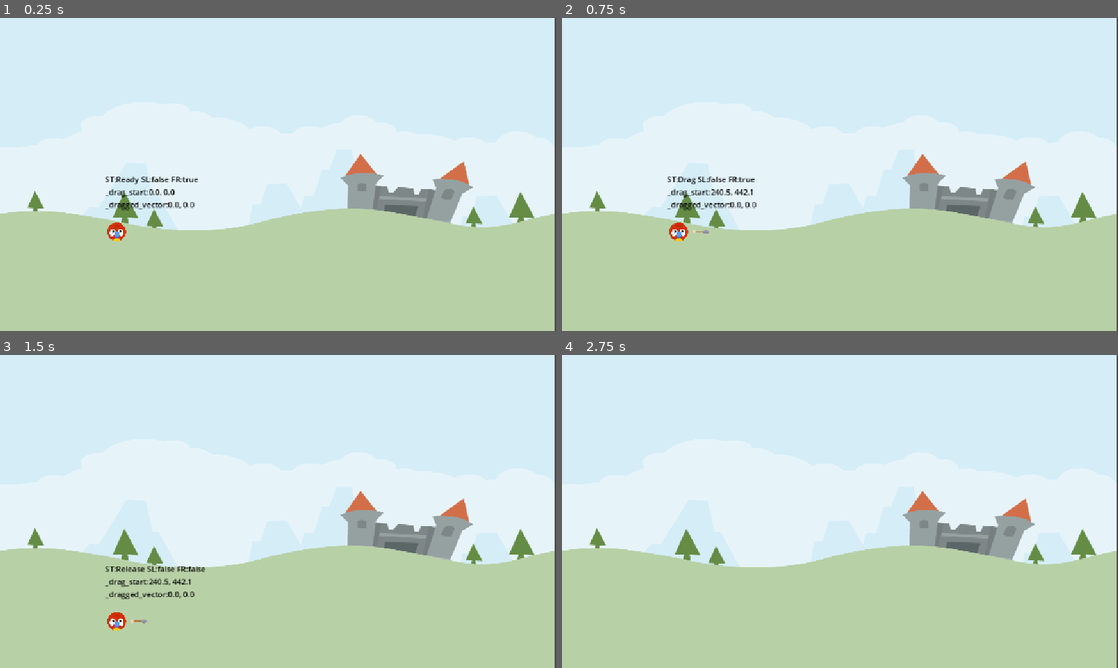
Above: before the commit, frames 1-4 (two rows, left to right).
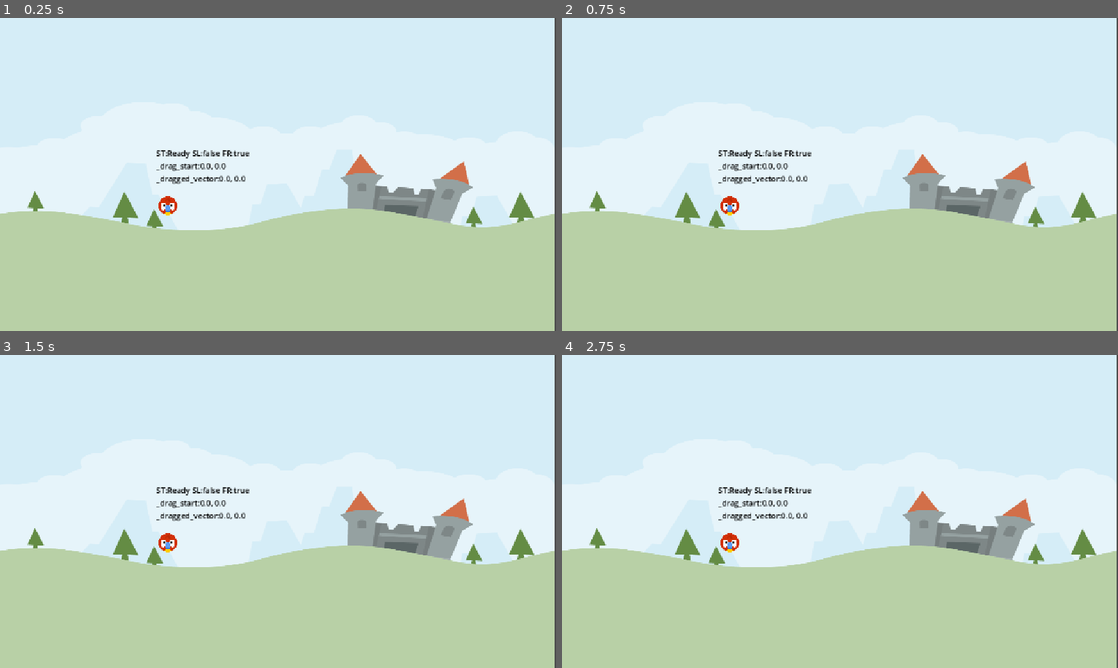
Above: after the commit, the same moments.

Repository: filipeAugusto99/Angry-Animals
Game: Godot game, scene res://Scene/LevelBase/LevelBase.tscn
The game is run twice, just before and just after one commit, with the same random seed, the same clock (stepped at 60 frames per second) and the same inputs. This scene is started directly instead of the project's main scene.
Inputs (mouse positions are in pixels of both pictures, inside the frame that each line leads up to):
- Up to frame 1 (0.25 s): no input
- Up to frame 2 (0.75 s): tap Enter at 0.5 s; drag from (678, 230) to (895, 105) at 0.52 s
- Up to frame 3 (1.5 s): drag from (166, 527) to (250, 574) at 1.27 s
- Up to frame 4 (2.75 s): move the mouse to (895, 442) at 2.02 s; press the mouse at (895, 442) at 2.03 s

The runs differ from the first frame. In frame 1, 1.3% of the frame differs, in the area x 19-45%, y 42-72%; in frame 2, 1.4%; in frame 3, 1.5%, in the area x 19-45%, y 42-88%; in frame 4, 0.7%.

Commit message:
AnimalRegeneration

Diff:
--- /dev/null
+++ b/Globals/SignalHub.gd
@@ -0,0 +1,6 @@
+extends Node2D
+
+signal on_animal_died
+
+func emit_on_animal_died() -> void:
+	on_animal_died.emit()
--- /dev/null
+++ b/Globals/SignalHub.tscn
@@ -0,0 +1,8 @@
+[gd_scene load_steps=2 format=3 uid="uid://cawvb0565ro86"]
+
+[ext_resource type="Script" uid="uid://ddhu2cn4roh4x" path="res://Globals/SignalHub.gd" id="1_4ngsx"]
+
+[node name="SignalHub" type="Node2D"]
+script = ExtResource("1_4ngsx")
+
+[connection signal="on_animal_died" from="." to="." method="emit_on_animal_died"]
--- a/Scene/Animal/Animal.gd
+++ b/Scene/Animal/Animal.gd
@@ -4,6 +4,9 @@
 # Herda de RigidBody2D para usar física realista (gravidade, colisão, etc.)
 
 extends RigidBody2D
+
+class_name Animal
+
 # Enum para definir os estados possíveis do animal
 enum AnimalState { Ready, Drag, Release }
 
@@ -50,6 +53,9 @@
 	update_debug_label() # Atualiza o texto de depuração
 
 # Atualiza o label de debug com informações úteis do estado atual
+#endregion
+
+#region misc
 func update_debug_label() -> void:
 	var ds: String = "ST:%s SL:%s FR:%s\n" % [
 		AnimalState.keys()[_state], # Estado atual como string
@@ -61,6 +67,10 @@
 	ds += "_drag_start:%.1f, %.1f\n" % [_drag_start.x, _drag_start.y]
 	ds += "_dragged_vector:%.1f, %.1f" % [_dragged_vector.x, _dragged_vector.y]
 	debug_label.text = ds # Atualiza o texto na tela
+
+func die() -> void:
+	SignalHub.emit_on_animal_died()
+	queue_free()
 
 #endregion
 
@@ -148,7 +158,6 @@
 			start_release() # Executa a lógica de soltura (lançamento)
 #endregion
 
-
 #region signals
 # Evento chamado quando há um clique ou interação com o corpo (ainda não implementado)
 func _on_input_event(_viewport: Node, event: InputEvent, _shape_idx: int) -> void:
@@ -159,7 +168,7 @@
 
 # Evento chamado quando o corpo sai da tela (útil para resetar ou remover o objeto)
 func _on_visible_on_screen_notifier_2d_screen_exited() -> void:
-	pass # Pode ser usado para remover ou reiniciar o objeto
+	die()
 
 # Evento chamado quando o estado de "dormindo" muda (útil para ativar física ou efeitos)
 func _on_sleeping_state_changed() -> void:
--- /dev/null
+++ b/Scene/LevelBase/LevelBase.gd
@@ -0,0 +1,17 @@
+extends Node2D
+
+const ANIMAL = preload("res://Scene/Animal/Animal.tscn")
+
+@onready var animal_start: Marker2D = $AnimalStart
+
+# Called when the node enters the scene tree for the first time.
+func _ready() -> void:
+	spawn_animal()
+
+func _enter_tree() -> void:
+	SignalHub.on_animal_died.connect(spawn_animal)
+
+func spawn_animal() -> void:
+	var animal = ANIMAL.instantiate()
+	animal.position = animal_start.position
+	add_child(animal)
--- a/Scene/LevelBase/LevelBase.tscn
+++ b/Scene/LevelBase/LevelBase.tscn
@@ -1,14 +1,15 @@
 [gd_scene load_steps=3 format=3 uid="uid://b4swvqvrddbww"]
 
 [ext_resource type="Texture2D" uid="uid://de2wv2mmfoqw" path="res://assets/scene/colored_castle.png" id="1_7tyto"]
-[ext_resource type="PackedScene" uid="uid://tif1dp27gjak" path="res://Scene/Animal/Animal.tscn" id="2_xw4qm"]
+[ext_resource type="Script" uid="uid://w735g8aw2nsm" path="res://Scene/LevelBase/LevelBase.gd" id="1_xw4qm"]
 
 [node name="LevelBase" type="Node2D"]
+script = ExtResource("1_xw4qm")
 
 [node name="Sprite2D" type="Sprite2D" parent="."]
 position = Vector2(574, 325.25)
 scale = Vector2(1.12109, 0.645366)
 texture = ExtResource("1_7tyto")
 
-[node name="Animal" parent="." instance=ExtResource("2_xw4qm")]
-position = Vector2(241, 442)
+[node name="AnimalStart" type="Marker2D" parent="."]
+position = Vector2(347, 388)
--- a/project.godot
+++ b/project.godot
@@ -13,6 +13,10 @@
 config/name="Angry Animals"
 run/main_scene="uid://ccu1g1elrmy0c"
 config/features=PackedStringArray("4.4", "GL Compatibility")
+
+[autoload]
+
+SignalHub="*res://Globals/SignalHub.gd"
 
 [display]
 
Not shown, added: Globals/SignalHub.gd.uid
Not shown, added: Scene/LevelBase/LevelBase.gd.uid
